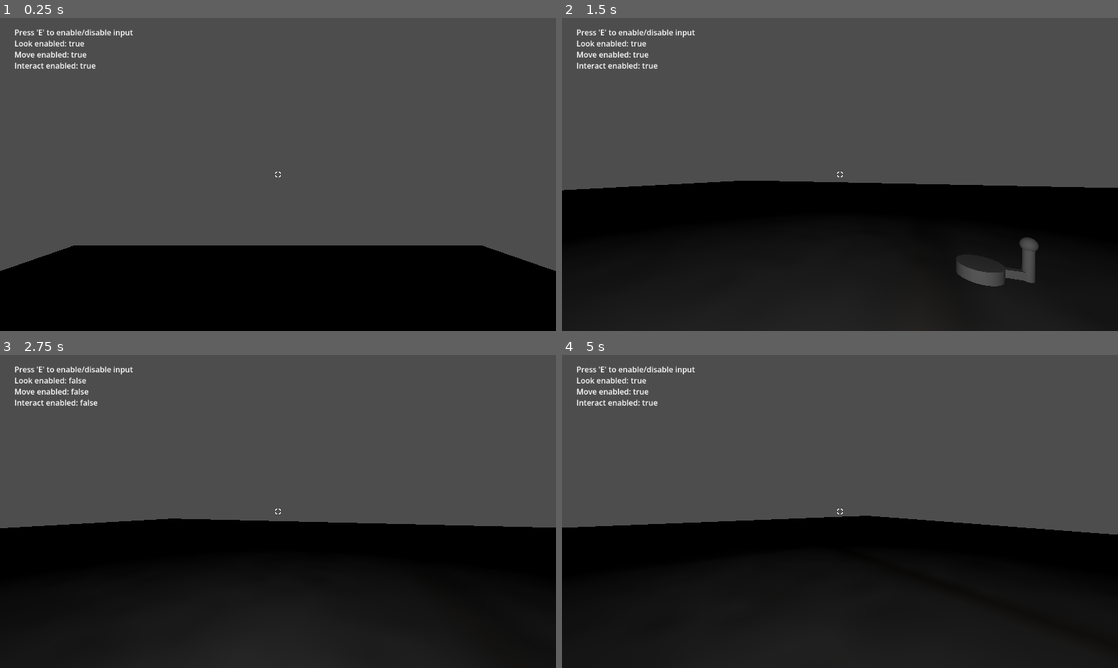
Above: before the commit, frames 1-4 (two rows, left to right).
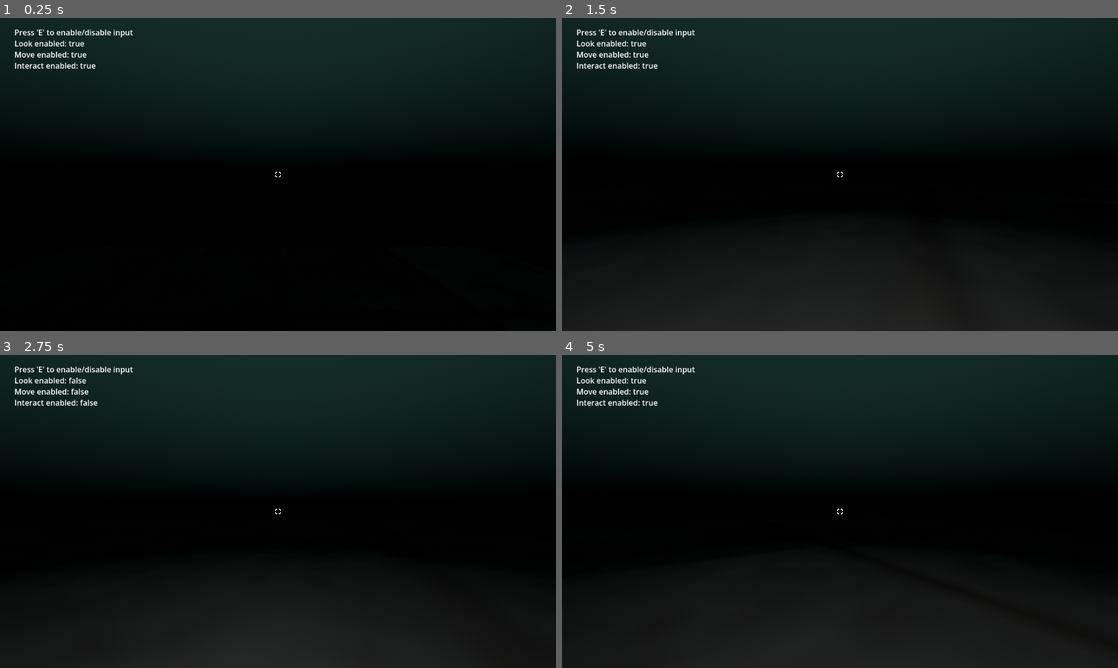
Above: after the commit, the same moments.

Repository: Area9579/Underwater-Jam
Game: Godot game, scene res://Gym/gym.tscn
The game is run twice, just before and just after one commit, with the same random seed, the same clock (stepped at 60 frames per second) and the same inputs.
Inputs (mouse positions are in pixels of both pictures, inside the frame that each line leads up to):
- Up to frame 1 (0.25 s): no input
- Up to frame 2 (1.5 s): tap E (debug_toggle) at 0.5, 1.25 s; move the mouse to (867, 174) at 0.52 s; hold Right mouse button (alt_interact) 0.53-1.28 s; hold W (forward) from 0.53 s (still down); click (867, 174) at 0.8 s; move the mouse to (812, 174) at 1.27 s; click (812, 174) at 1.35 s
- Up to frame 3 (2.75 s): keep holding W (forward); right-click (250, 511) at 1.55 s; tap E (debug_toggle) at 2 s; move the mouse to (289, 505) at 2.02 s; hold Right mouse button (alt_interact) from 2.03 s (still down); click (289, 505) at 2.3 s
- Up to frame 4 (5 s): keep holding W (forward); tap E (debug_toggle) at 2.75, 3.5, 4.25 s; move the mouse to (834, 517) at 2.77 s; release Right mouse button (alt_interact) at 2.78 s; click (834, 517) at 2.85 s; right-click (834, 517) at 3.05 s; move the mouse to (878, 514) at 3.52 s; hold Right mouse button (alt_interact) 3.53-4.28 s; click (878, 514) at 3.8 s; move the mouse to (795, 508) at 4.27 s; click (795, 508) at 4.35 s; right-click (795, 508) at 4.55 s

The runs differ from the first frame. In frame 1, 73% of the frame differs, in the area x 0-100%, y 0-81%; in frame 2, 54%; in frame 3, 53%; in frame 4, 53%.

Commit message:
World environment for test scene

Diff:
--- a/Content/InteractableItems/ValveControlPanel/HandCrank/hand_crank.gd
+++ b/Content/InteractableItems/ValveControlPanel/HandCrank/hand_crank.gd
@@ -1,3 +1,8 @@
 class_name HandCrank extends Area3D
 
 var interaction_handler : HandCrankInteractionHandler = HandCrankInteractionHandler.new(self)
+
+@warning_ignore("unused_signal")
+signal increment_value
+@warning_ignore("unused_signal")
+signal decrement_value
--- a/Content/InteractableItems/ValveControlPanel/hand_crank_interaction_handler.gd
+++ b/Content/InteractableItems/ValveControlPanel/hand_crank_interaction_handler.gd
@@ -13,12 +13,10 @@
 	hand_crank = interactable_node
 
 
-
 func is_correct_input_given() -> bool:
 	if Input.is_action_pressed("interact") || Input.is_action_pressed("alt_interact"):
 		return true
 	return false
-
 
 
 func do_interaction(_entity : FirstPersonEntityController) -> void:
@@ -36,10 +34,12 @@
 
 func add_to_rotation(value : float) -> void:
 	hand_crank.rotation.y += deg_to_rad(value)
+	hand_crank.increment_value.emit()
 
 
 func subtract_from_rotation(value : float) -> void:
 	hand_crank.rotation.y -= deg_to_rad(value)
+	hand_crank.decrement_value.emit()
 
 
 func fade_in_hover_effect() -> void:
--- a/Content/ValveControlPanel/valve_control_panel.tscn
+++ b/Content/ValveControlPanel/valve_control_panel.tscn
@@ -1,3 +1,22 @@
 [gd_scene format=3 uid="uid://bika1w8r7wj1h"]
 
+[ext_resource type="PackedScene" uid="uid://ck6va6usf5n3w" path="res://Content/InteractableItems/ValveControlPanel/HandCrank/hand_crank.tscn" id="1_nck1r"]
+
+[sub_resource type="PrismMesh" id="PrismMesh_g4v7s"]
+size = Vector3(0.855, 1.365, 2.71)
+
+[sub_resource type="StandardMaterial3D" id="StandardMaterial3D_g4v7s"]
+albedo_color = Color(0.48178947, 0.48178947, 0.48178947, 1)
+
 [node name="ValveControlPanel" type="Node3D" unique_id=118694957]
+
+[node name="MeshInstance3D" type="MeshInstance3D" parent="." unique_id=521663012]
+transform = Transform3D(1, 0, 0, 0, 1, 0, 0, 0, 1, 0, 0.65537804, 0)
+mesh = SubResource("PrismMesh_g4v7s")
+surface_material_override/0 = SubResource("StandardMaterial3D_g4v7s")
+
+[node name="RotationHelper" type="Node3D" parent="." unique_id=1653929392]
+transform = Transform3D(0.32919097, 0.94426334, 0, -0.94426334, 0.32919097, 0, 0, 0, 1, 0, 0, 0)
+
+[node name="HandCrank" parent="RotationHelper" unique_id=922139481 instance=ExtResource("1_nck1r")]
+transform = Transform3D(1, 0, 0, 0, 1, 0, 0, 0, 1, -0.5802077, 0.49286887, 0.71778667)
--- a/Gym/gym.tscn
+++ b/Gym/gym.tscn
@@ -5,7 +5,23 @@
 [ext_resource type="PackedScene" uid="uid://c7fwgmmrjf53x" path="res://Content/Player/player.tscn" id="3_1er27"]
 [ext_resource type="PackedScene" uid="uid://co2ljeot3jbkr" path="res://Gym/Interactables/Click/test_click_interactable.tscn" id="4_n475g"]
 [ext_resource type="PackedScene" uid="uid://hr32o2ebjj8a" path="res://Gym/Interactables/Hold/test_hold_interactable.tscn" id="5_d8kd1"]
-[ext_resource type="PackedScene" uid="uid://ck6va6usf5n3w" path="res://Content/InteractableItems/ValveControlPanel/HandCrank/hand_crank.tscn" id="6_1er27"]
+[ext_resource type="PackedScene" uid="uid://bika1w8r7wj1h" path="res://Content/ValveControlPanel/valve_control_panel.tscn" id="6_1er27"]
+
+[sub_resource type="ProceduralSkyMaterial" id="ProceduralSkyMaterial_k4sav"]
+sky_top_color = Color(0.10126414, 0.18837109, 0.17648992, 1)
+sky_horizon_color = Color(0.001894108, 0.014615561, 0.011847434, 1)
+sky_curve = 0.20490597
+ground_bottom_color = Color(0, 0, 0, 1)
+ground_horizon_color = Color(0.001894108, 0.014615561, 0.011847434, 1)
+
+[sub_resource type="Sky" id="Sky_gbaq8"]
+sky_material = SubResource("ProceduralSkyMaterial_k4sav")
+
+[sub_resource type="Environment" id="Environment_nck1r"]
+background_mode = 2
+sky = SubResource("Sky_gbaq8")
+volumetric_fog_enabled = true
+volumetric_fog_albedo = Color(0.84460616, 0.7612667, 0.6923587, 1)
 
 [sub_resource type="WorldBoundaryShape3D" id="WorldBoundaryShape3D_g4v7s"]
 
@@ -18,6 +34,9 @@
 
 [node name="PlayerGym" type="Node3D" unique_id=1618404820]
 script = ExtResource("1_rh7av")
+
+[node name="WorldEnvironment" type="WorldEnvironment" parent="." unique_id=1630965879]
+environment = SubResource("Environment_nck1r")
 
 [node name="Floor" type="StaticBody3D" parent="." unique_id=1489174417]
 collision_layer = 4
@@ -75,5 +94,5 @@
 [node name="TestHoldInteractable" parent="." unique_id=1075163943 instance=ExtResource("5_d8kd1")]
 transform = Transform3D(1, 0, 0, 0, 1, 0, 0, 0, 1, 4.945922, 0.67565703, -2.9100409)
 
-[node name="HandCrank" parent="." unique_id=922139481 instance=ExtResource("6_1er27")]
-transform = Transform3D(1, 0, 0, 0, 1, 0, 0, 0, 1, 0.53885794, 0.20196843, -3.8353767)
+[node name="ValveControlPanel" parent="." unique_id=118694957 instance=ExtResource("6_1er27")]
+transform = Transform3D(1, 0, 0, 0, 1, 0, 0, 0, 1, -3.5181625, 0, 0)
